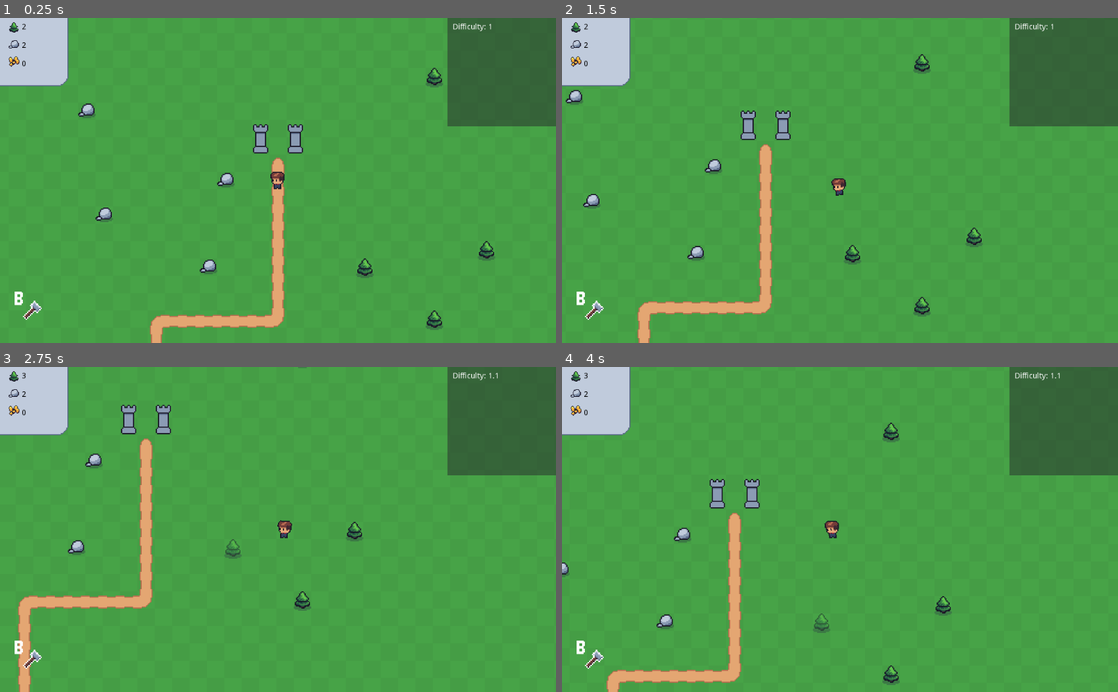
Above: before the commit, frames 1-4 (two rows, left to right).
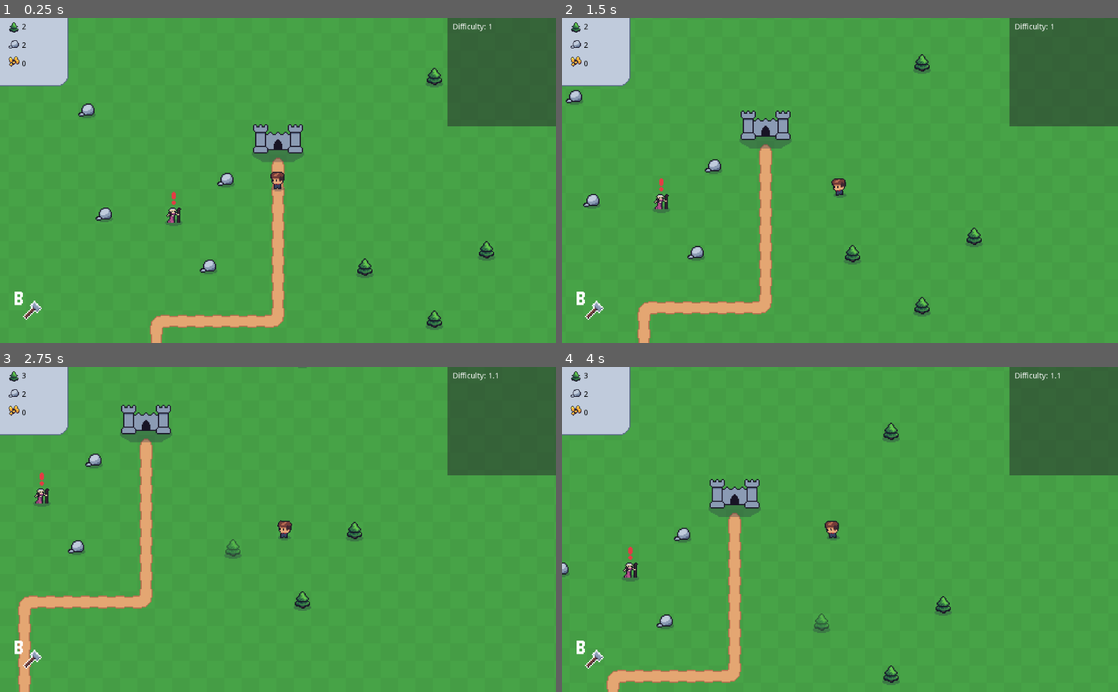
Above: after the commit, the same moments.

Repository: fionnfuchs/TowerDefense
Game: Godot game, scene res://scenes/PrototypeDefault.tscn
Same seed, same stepped clock (60 frames per second), same inputs: the game is played once before the commit and once after it. The project has no main scene, so this scene is started directly.
Inputs:
- Up to frame 1 (0.25 s): no input
- Up to frame 2 (1.5 s): tap Enter at 0.5 s; hold Right (ui_right) 0.53-1.28 s; tap 0 (0) at 0.6 s; tap 1 (1) at 0.8, 1.35 s; hold Down (ui_down) from 1.28 s (still down)
- Up to frame 3 (2.75 s): tap 2 (2) at 1.55, 2.1 s; release Down (ui_down) at 2.03 s; hold Right (ui_right) from 2.03 s (still down); hold F (interact) from 2.03 s (still down)
- Up to frame 4 (4 s): release Right (ui_right) at 2.78 s; release F (interact) at 2.78 s; hold Up (ui_up) 2.78-3.53 s; tap F (interact) at 2.85 s; tap 0 (0) at 3.05, 3.6 s; hold Left (ui_left) from 3.53 s (still down); tap 1 (1) at 3.8 s

The runs differ from the first frame. In frame 1, 0.6% of the frame differs, in the area x 29-55%, y 35-64%; in frame 2, 0.6%; in frame 3, 0.6%; in frame 4, 0.6%, in the area x 10-50%, y 36-67%.

Commit message:
Minor balancing, add Druid prototype and make buffs stackable

Diff:
--- /dev/null
+++ b/gdscript/Druid.gd
@@ -0,0 +1,17 @@
+extends StaticBody2D
+
+var grid_position = Vector2()
+
+func _ready():
+	position_changed()
+
+func position_changed():
+	grid_position = Grid.get_grid_position(self.position)
+	Grid.set_grid_value_by_world_position(grid_position, 0)
+	Grid.set_grid_value_by_world_position(self.position, 2)
+
+func interact():
+	pass
+
+func get_info_text():
+	return "Hold F to talk to the Druid"
--- a/gdscript/Enemy.gd
+++ b/gdscript/Enemy.gd
@@ -12,7 +12,7 @@
 onready var line2d = get_node("Line2D")
 onready var hitsound = get_node("HitSound")
 
-var current_buff = "NONE"
+var buffs = []
 var target = Vector2(8,-32)
 
 var path = null
@@ -53,7 +53,7 @@
 	if path and len(path) > 0:
 		var direction = path[0] - position
 		direction = direction.normalized()
-		if current_buff != "SLOWDOWN":
+		if not "SLOWDOWN" in buffs:
 			move_and_slide(direction * movement_speed * delta)
 		else:
 			move_and_slide(direction * movement_speed * delta / 2)
@@ -61,7 +61,7 @@
 	if !path or len(path) == 0:
 		print("Enemy left path")
 		var direction = target - position
-		if current_buff != "SLOWDOWN":
+		if not "SLOWDOWN" in buffs:
 			move_and_slide(direction * movement_speed * delta)
 		else:
 			move_and_slide(direction * movement_speed * delta / 2)
@@ -73,4 +73,9 @@
 		self.die()
 
 func set_buff(new_buff):
-	current_buff = new_buff
+	if not new_buff in buffs:
+		buffs.append(new_buff)
+
+func remove_buff(buff):
+	if buff in buffs:
+		buffs.erase(buff)
--- a/gdscript/Player.gd
+++ b/gdscript/Player.gd
@@ -17,7 +17,7 @@
 var interaction_target = null
 var interactables = []
 var interaction_charge = 0
-var interaction_charge_needed = 0.5
+var interaction_charge_needed = 0.3
 var interaction_locked = false
 
 func _ready():
--- a/scenes/Enemies/BasicEnemy.tscn
+++ b/scenes/Enemies/BasicEnemy.tscn
@@ -29,7 +29,7 @@
 position = Vector2( 8, 127.097 )
 collision_mask = 2
 script = ExtResource( 2 )
-movement_speed = 1300
+movement_speed = 1750
 max_hp = 5
 
 [node name="Sprite" type="Sprite" parent="."]
--- a/scenes/Enemies/FastEnemy.tscn
+++ b/scenes/Enemies/FastEnemy.tscn
@@ -29,8 +29,7 @@
 position = Vector2( 8, 127.097 )
 collision_mask = 2
 script = ExtResource( 2 )
-movement_speed = 2250
-max_hp = 5
+movement_speed = 2500
 
 [node name="Sprite" type="Sprite" parent="."]
 position = Vector2( -0.143321, 7.92982 )
@@ -70,4 +69,5 @@
 stream = ExtResource( 5 )
 
 [node name="AnimationPlayer" type="AnimationPlayer" parent="."]
+autoplay = "Walk"
 anims/Walk = SubResource( 2 )
--- a/scenes/Enemies/TankEnemy.tscn
+++ b/scenes/Enemies/TankEnemy.tscn
@@ -29,7 +29,8 @@
 position = Vector2( 8, 127.097 )
 collision_mask = 2
 script = ExtResource( 2 )
-max_hp = 17
+movement_speed = 1400
+max_hp = 15
 
 [node name="Sprite" type="Sprite" parent="."]
 position = Vector2( -0.0820808, 7.88445 )
--- a/scenes/PrototypeDefault.tscn
+++ b/scenes/PrototypeDefault.tscn
@@ -1,9 +1,11 @@
-[gd_scene load_steps=35 format=2]
+[gd_scene load_steps=39 format=2]
 
 [ext_resource path="res://gdscript/Player.gd" type="Script" id=1]
+[ext_resource path="res://sprites/prototype/portal_shadow.png" type="Texture" id=2]
 [ext_resource path="res://sprites/prototype/prototype_entities.png" type="Texture" id=3]
 [ext_resource path="res://sprites/prototype/portal.png" type="Texture" id=4]
 [ext_resource path="res://sprites/prototype/Tree.png" type="Texture" id=5]
+[ext_resource path="res://sprites/prototype/shadow_simple.png" type="Texture" id=6]
 [ext_resource path="res://tilesets/grid.tres" type="TileSet" id=7]
 [ext_resource path="res://sprites/prototype/cursor.png" type="Texture" id=8]
 [ext_resource path="res://sprites/prototype/stone.png" type="Texture" id=9]
@@ -22,11 +24,12 @@
 [ext_resource path="res://scenes/Resources/Stone.tscn" type="PackedScene" id=22]
 [ext_resource path="res://sprites/prototype/path_straight.png" type="Texture" id=23]
 [ext_resource path="res://scenes/Resources/Tree.tscn" type="PackedScene" id=24]
-[ext_resource path="res://gdscript/UI/TowerUpgradeMenu.gd" type="Script" id=25]
+[ext_resource path="res://sprites/prototype/exclamation_symbol.png" type="Texture" id=25]
 [ext_resource path="res://tilesets/path.tres" type="TileSet" id=26]
+[ext_resource path="res://gdscript/Druid.gd" type="Script" id=27]
 [ext_resource path="res://sprites/prototype/tool_select_1.png" type="Texture" id=28]
 [ext_resource path="res://gdscript/UI/InteractionModeIndicator.gd" type="Script" id=29]
-[ext_resource path="res://sprites/prototype/upgradepanel.png" type="Texture" id=30]
+[ext_resource path="res://sprites/prototype/druids.png" type="Texture" id=30]
 [ext_resource path="res://sprites/prototype/supply_categorie_card.png" type="Texture" id=31]
 
 [sub_resource type="CircleShape2D" id=1]
@@ -96,6 +99,9 @@
 
 [sub_resource type="RectangleShape2D" id=7]
 
+[sub_resource type="CircleShape2D" id=8]
+radius = 7.32586
+
 [node name="Node2D" type="Node2D"]
 
 [node name="Entities" type="YSort" parent="."]
@@ -159,6 +165,13 @@
 anims/Idle = SubResource( 3 )
 anims/Walk = SubResource( 4 )
 
+[node name="Shadow" type="Sprite" parent="Entities/Player"]
+modulate = Color( 1, 1, 1, 0.313726 )
+position = Vector2( 0, 4.06094 )
+scale = Vector2( 0.75, 0.75 )
+z_index = -1
+texture = ExtResource( 6 )
+
 [node name="Tree" parent="Entities" instance=ExtResource( 24 )]
 position = Vector2( 152, -88 )
 
@@ -188,6 +201,12 @@
 
 [node name="Sprite" type="Sprite" parent="Entities/Home"]
 texture = ExtResource( 4 )
+
+[node name="Shadow" type="Sprite" parent="Entities/Home"]
+modulate = Color( 1, 1, 1, 0.313726 )
+position = Vector2( 0, 14.8867 )
+z_index = -2
+texture = ExtResource( 2 )
 
 [node name="CollisionShape2D" type="CollisionShape2D" parent="Entities/Home"]
 position = Vector2( 0, 10.4284 )
@@ -225,6 +244,30 @@
 texture = ExtResource( 23 )
 region_enabled = true
 region_rect = Rect2( 0, 0, 16, 512 )
+
+[node name="Druid" type="StaticBody2D" parent="Entities"]
+position = Vector2( -88, 40 )
+script = ExtResource( 27 )
+
+[node name="Sprite" type="Sprite" parent="Entities/Druid"]
+texture = ExtResource( 30 )
+hframes = 3
+region_rect = Rect2( 0, 0, 16, 16 )
+
+[node name="CollisionShape2D" type="CollisionShape2D" parent="Entities/Druid"]
+shape = SubResource( 8 )
+
+[node name="Interactable" type="Node2D" parent="Entities/Druid"]
+
+[node name="ExclamationSymbol" type="Sprite" parent="Entities/Druid"]
+position = Vector2( 0, -15.457 )
+texture = ExtResource( 25 )
+
+[node name="Shadow" type="Sprite" parent="Entities/Druid"]
+modulate = Color( 1, 1, 1, 0.313726 )
+position = Vector2( 0, 2.23323 )
+z_index = -1
+texture = ExtResource( 6 )
 
 [node name="BackgroundGrid" type="TileMap" parent="."]
 z_index = -5
@@ -685,45 +728,6 @@
 "_edit_use_anchors_": false
 }
 
-[node name="TowerUpgradeMenu" type="Control" parent="CanvasLayer"]
-anchor_left = 0.7
-anchor_top = 0.8
-anchor_right = 1.0
-anchor_bottom = 1.0
-script = ExtResource( 25 )
-__meta__ = {
-"_edit_use_anchors_": false
-}
-
-[node name="TextureRect" type="TextureRect" parent="CanvasLayer/TowerUpgradeMenu"]
-anchor_right = 1.0
-anchor_bottom = 1.0
-margin_left = 10.0
-margin_top = 10.0
-margin_right = -10.0
-margin_bottom = -10.0
-texture = ExtResource( 30 )
-expand = true
-stretch_mode = 6
-__meta__ = {
-"_edit_use_anchors_": false
-}
-
-[node name="Upgrade Tower Label" type="Label" parent="CanvasLayer/TowerUpgradeMenu/TextureRect"]
-self_modulate = Color( 0, 0, 0, 1 )
-anchor_left = 0.5
-anchor_top = 0.4
-anchor_right = 0.5
-anchor_bottom = 0.4
-margin_left = -30.0
-margin_top = -20.0
-margin_right = 70.0
-margin_bottom = 20.0
-text = "Upgrade Tower
-(u)"
-align = 1
-valign = 1
-
 [node name="InteractionModeIndicator" type="Control" parent="CanvasLayer"]
 anchor_top = 0.8
 anchor_right = 0.2
--- a/scenes/Towers/SimpleTower.tscn
+++ b/scenes/Towers/SimpleTower.tscn
@@ -16,7 +16,7 @@
 collision_layer = 2
 collision_mask = 2
 script = ExtResource( 2 )
-shooting_time = 1.1
+shooting_time = 0.8
 bullet_damage = 2
 
 [node name="CollisionShape2D" type="CollisionShape2D" parent="."]
--- a/scenes/Towers/SlowdownTower.tscn
+++ b/scenes/Towers/SlowdownTower.tscn
@@ -16,7 +16,7 @@
 collision_layer = 2
 collision_mask = 2
 script = ExtResource( 2 )
-shooting_time = 2.2
+shooting_time = 1.5
 bullet_type = "SLOWDOWN"
 target_choice = "RANDOM"
 
Binary file added: sprites/prototype/druids.png
Not shown, added: sprites/prototype/druids.png.import
Binary file added: sprites/prototype/exclamation_symbol.png
Not shown, added: sprites/prototype/exclamation_symbol.png.import
Binary file changed: sprites/prototype/portal.png
